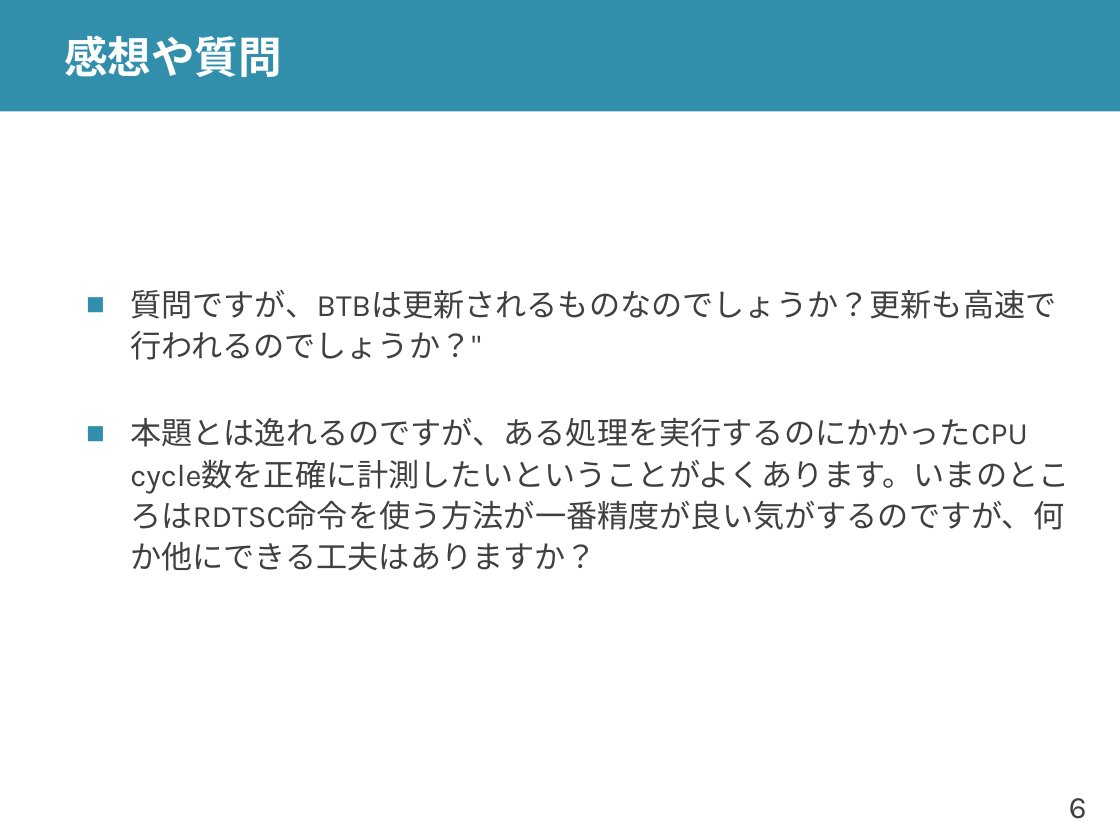
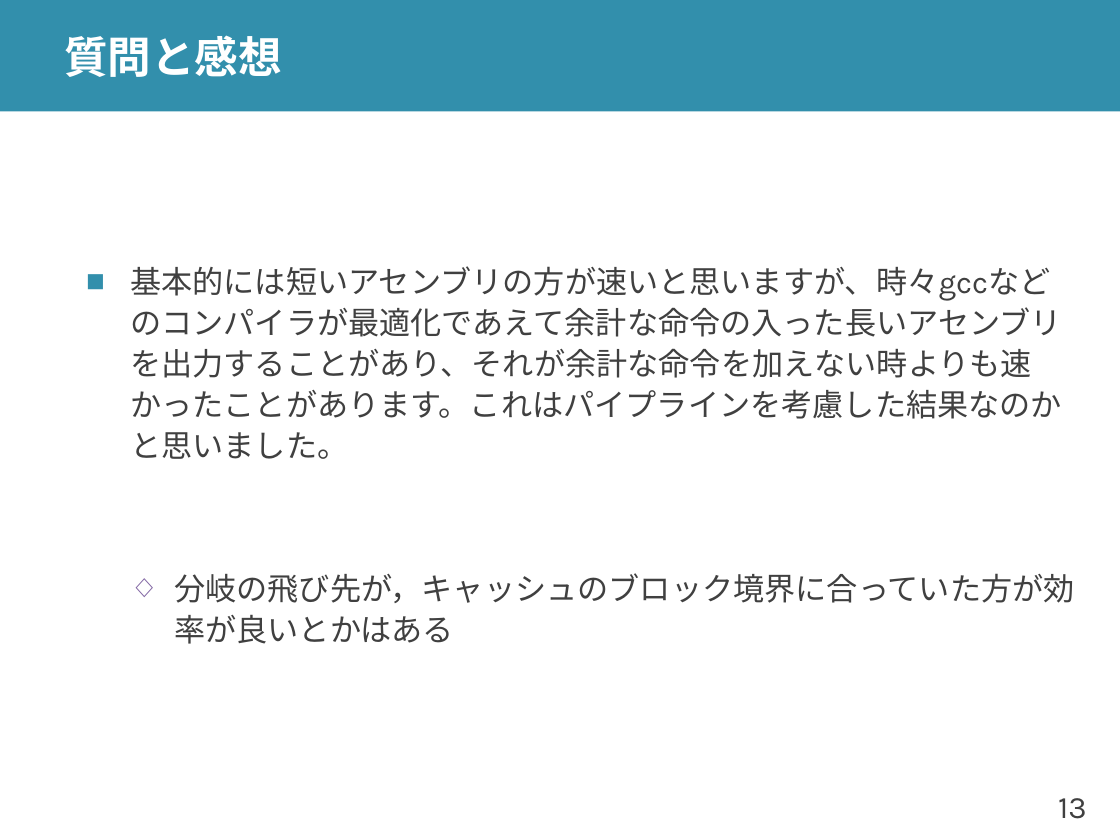
Before and after one commit to shioyadan/advanced-computer-organization, a slide deck: slide 13 of aco-shioya-06.pptx (slide 6 before the commit). Drawn at 1120x840 pixels with LibreOffice and Linux fonts; fonts in the diff are those of the drawing. Boxes give left, top, right and bottom in pixels: in the first picture for what was removed or moved away, otherwise in the second. Text is boxed around its words. In the diff, an @@ line names an element or a change of style, - is before the commit and + after.

Commit message:
第６回目を更新

```diff
--- a/aco-shioya-06.pptx
+++ b/aco-shioya-06.pptx
@@ title at <box>64,35,282,77</box>: text changed @@
-感想や質問
+質問と感想
@@ text at <box>130,266,1074,644</box>: text changed @@
-■ 質問ですが、BTBは更新されるものなのでしょうか？更新も高速で行われるのでしょうか？"
-■ 本題とは逸れるのですが、ある処理を実行するのにかかったCPU cycle数を正確に計測したいということがよくあります。いまのところはRDTSC命令を使う方法が一番精度が良い気がするのですが、何か他にできる工夫はありますか？
+■ 基本的には短いアセンブリの方が速いと思いますが、時々gccなどのコンパイラが最適化であえて余計な命令の入った長いアセンブリを出力することがあり、それが余計な命令を加えない時よりも速かったことがあります。これはパイプラインを考慮した結果なのかと思いました。
+  ◇ 分岐の飛び先が，キャッシュのブロック境界に合っていた方が効率が良いとかはある
@@ page number at <box>1058,798,1087,819</box>: text changed @@
-6
+13
```
Also in this commit, not shown: 15 other slides changed, 20 slides added, 13 slides removed, 3 other files.
